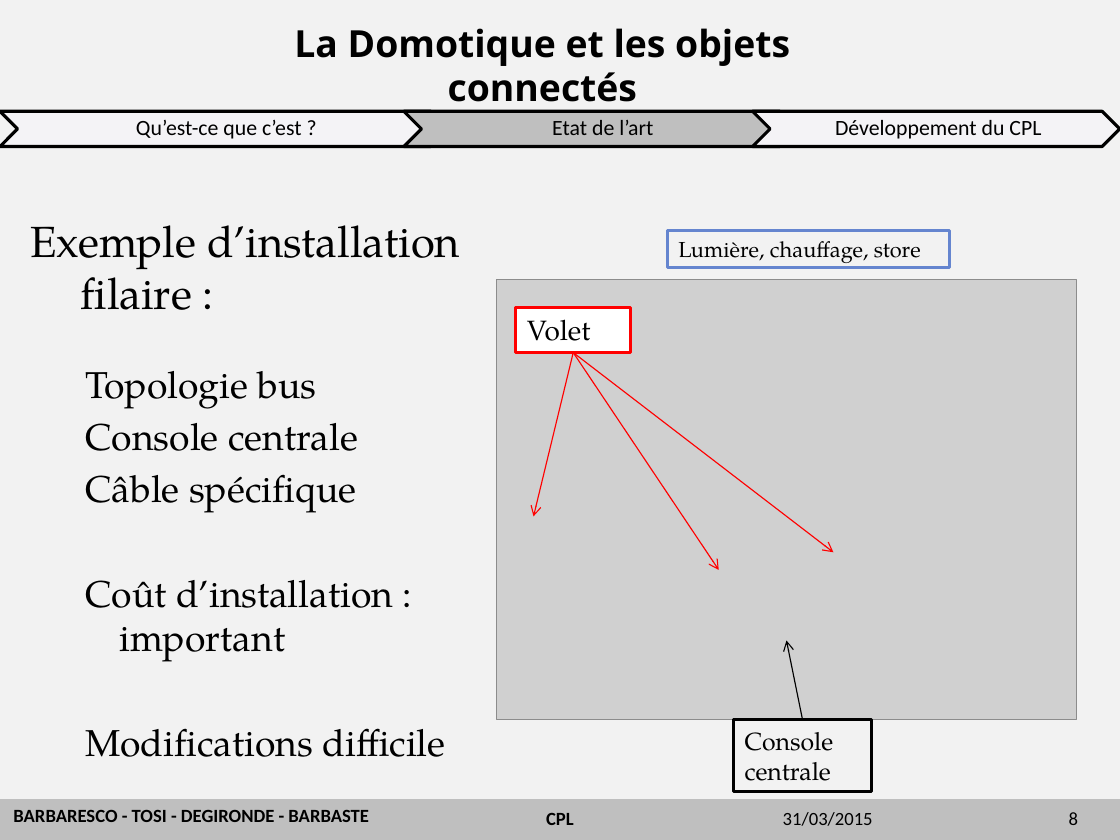
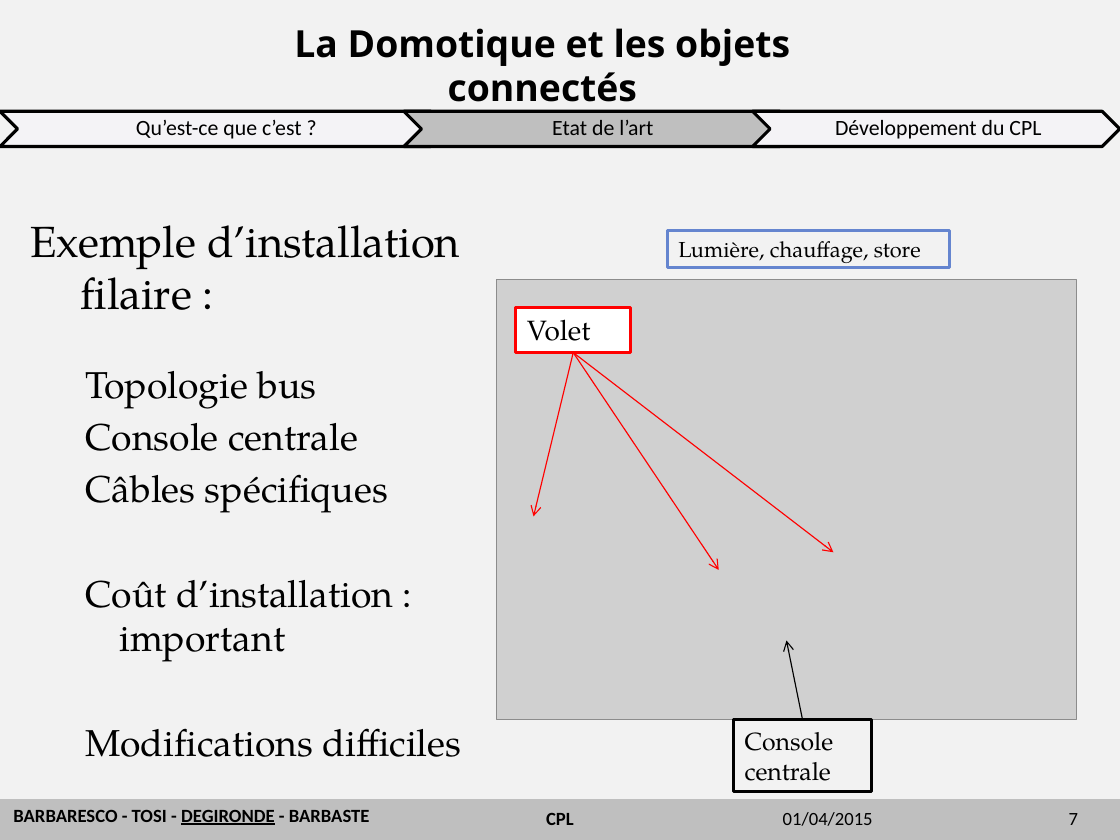
Before and after one commit to emeric254/BETelecomsCPL2014, a slide deck: slide 7 of diapo/CPL.pptx (slide 8 before the commit). Drawn at 1120x840 pixels with LibreOffice and Linux fonts; fonts in the diff are those of the drawing; grey boxes stand for pictures; background and template pictures are left out. Boxes give left, top, right and bottom in pixels: in the first picture for what was removed or moved away, otherwise in the second. Text is boxed around its words. In the diff, an @@ line names an element or a change of style, - is before the commit and + after.

```diff
--- a/diapo/CPL.pptx
+++ b/diapo/CPL.pptx
@@ text at <box>85,474,388,513</box>: text changed @@
-  Câble spécifique
+  Câbles spécifiques
@@ text at <box>85,728,461,757</box>: text changed @@
-  Modifications difficile
+  Modifications difficiles
@@ text "BARBARESCO - TOSI - DEGIRONDE ..." at <box>13,810,370,825</box>: underline on in "DEGIRONDE" @@
@@ text at <box>783,812,873,826</box>: text changed @@
-31/03/2015
+01/04/2015
@@ page number at <box>1069,813,1078,825</box>: text changed @@
-8
+7
```
Also in this commit, not shown: 18 other slides changed, 5 slides removed, 1 other file.
